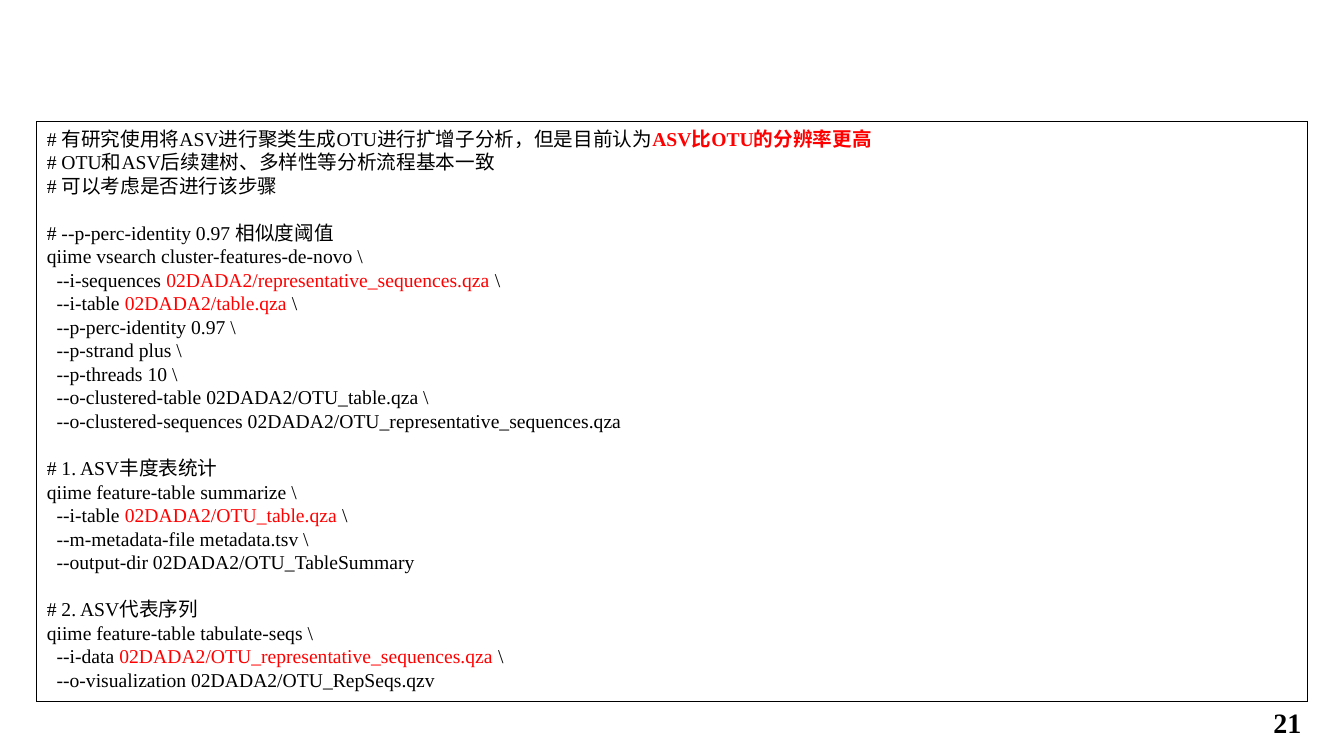
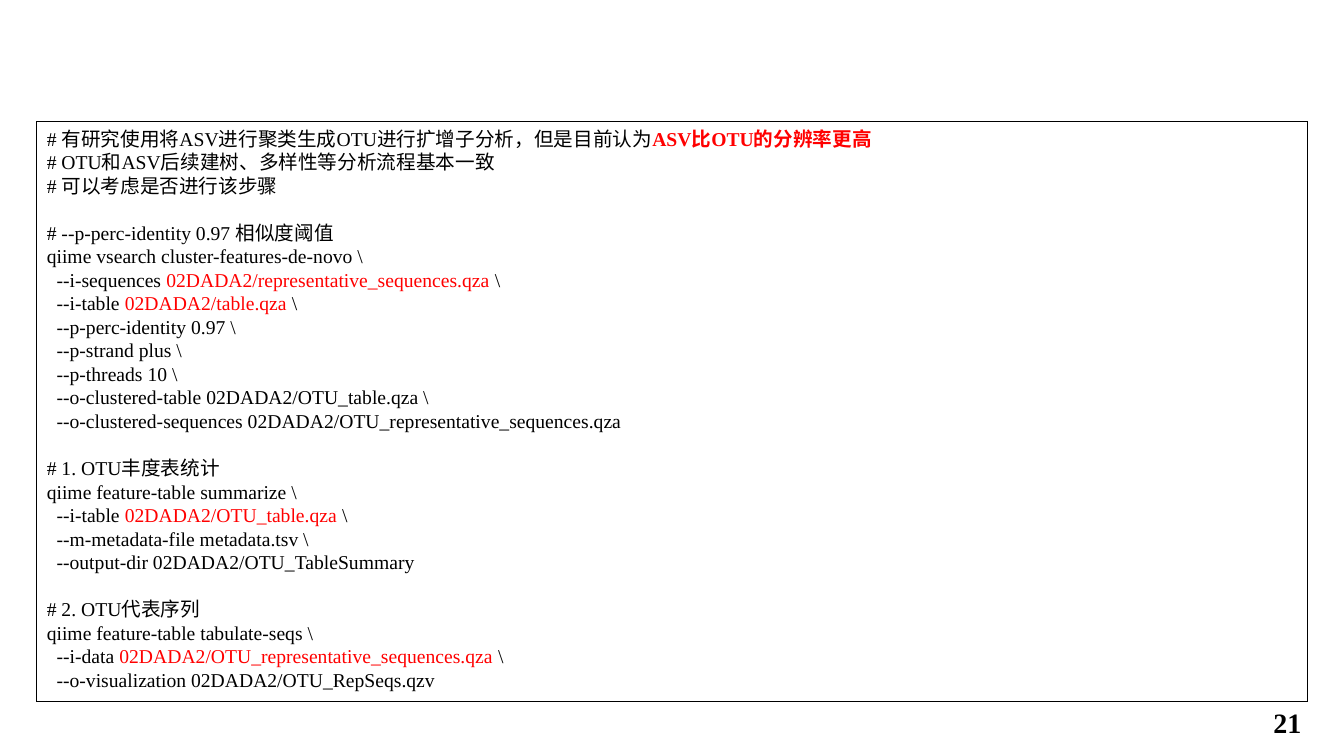
Before and after one commit to shueho/BioDataTools, a slide deck: slide 21 of Toy/16S.pptx. Drawn at 1344x756 pixels with LibreOffice and Linux fonts; fonts in the diff are those of the drawing; background and template pictures are left out. Boxes give left, top, right and bottom in pixels: in the first picture for what was removed or moved away, otherwise in the second. Text is boxed around its words. In the diff, an @@ line names an element or a change of style, - is before the commit and + after.

Commit message:
update

```diff
--- a/Toy/16S.pptx
+++ b/Toy/16S.pptx
@@ text in rectangle at [61,460,220,477]: text changed @@
-# 1. ASV丰度表统计
+# 1. OTU丰度表统计
@@ text in rectangle at [61,601,200,618]: text changed @@
-# 2. ASV代表序列
+# 2. OTU代表序列
```
Also in this commit, not shown: 6 slides added.
